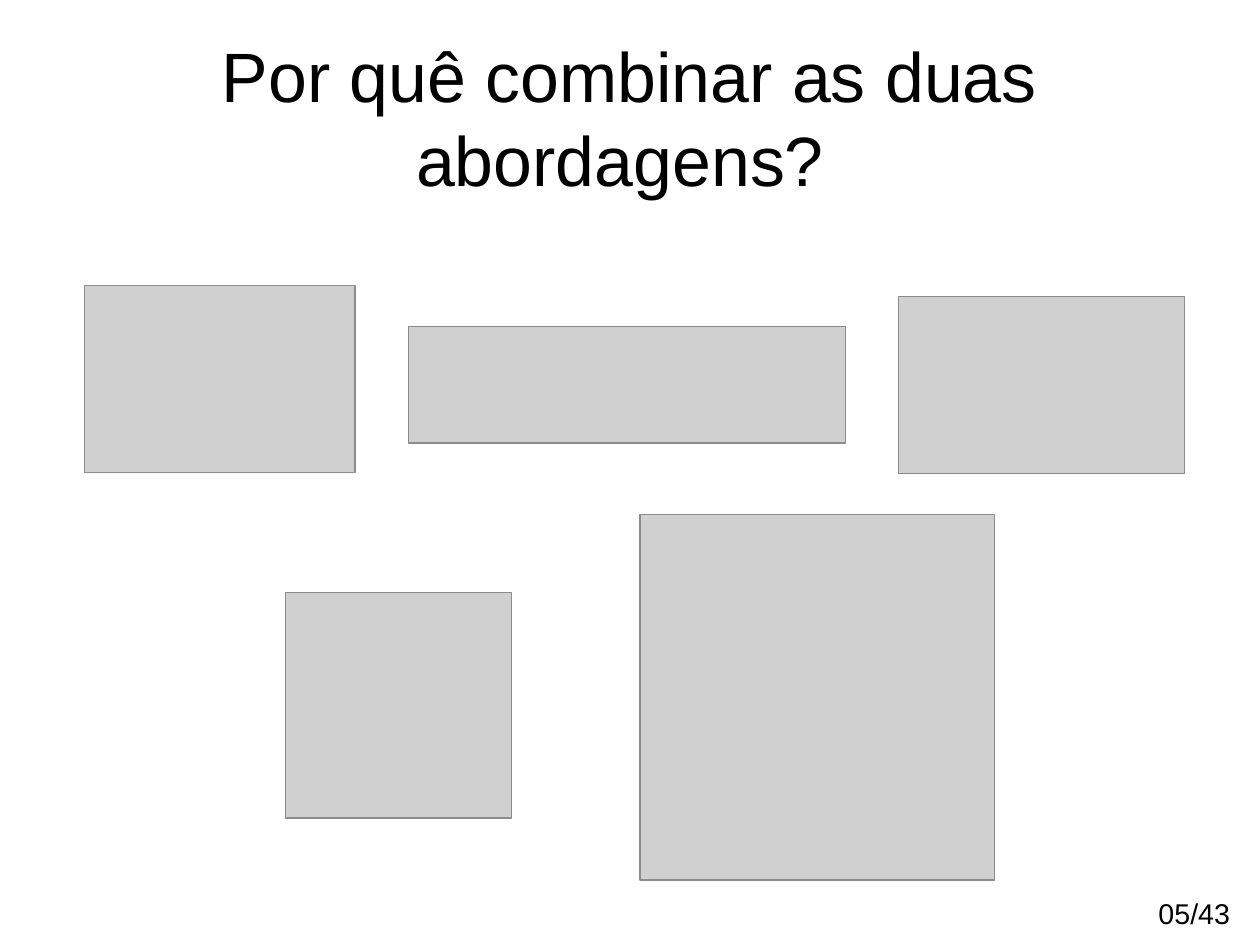
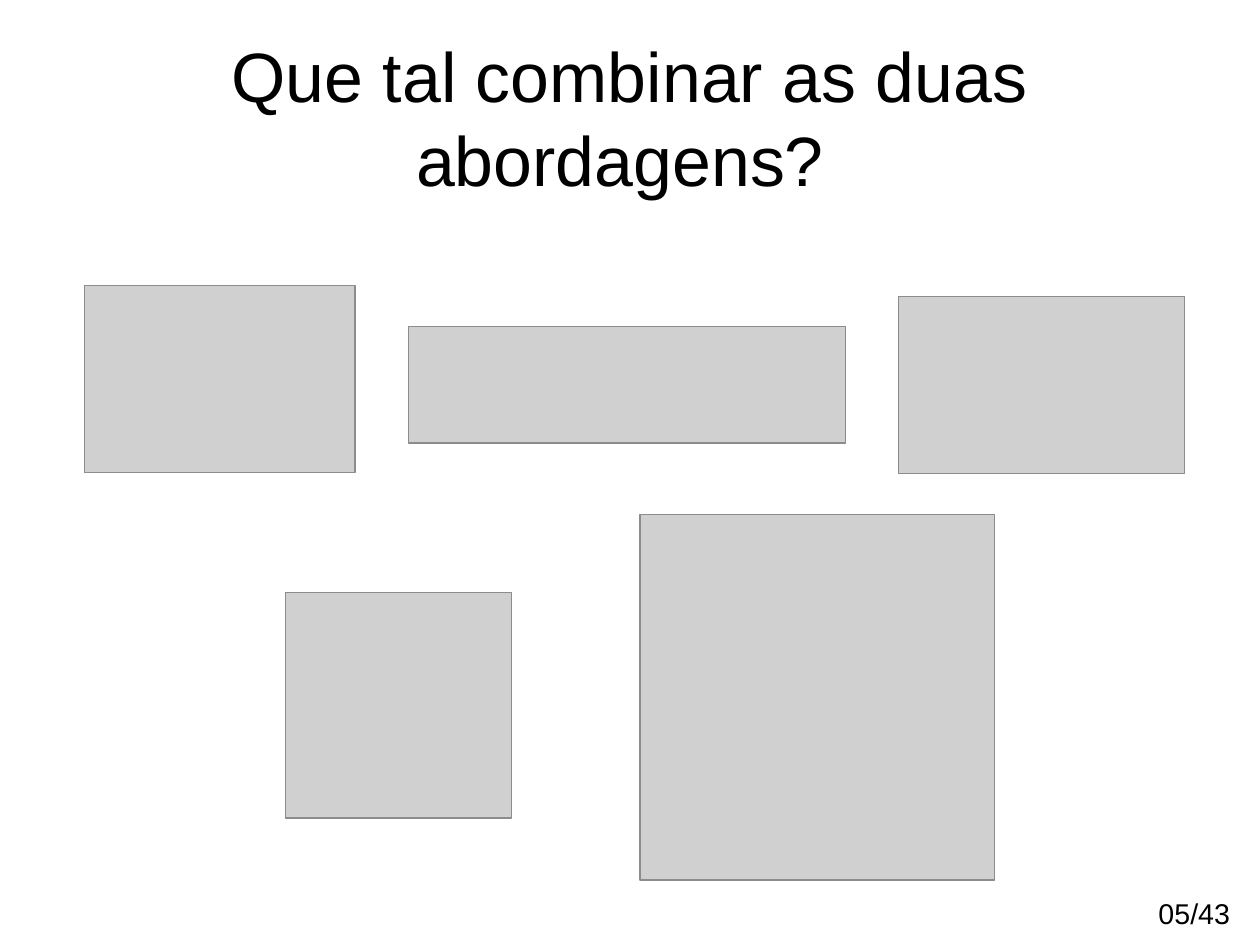
Before and after one commit to andremm/typedlua, a slide deck: slide 5 of doc/slides/sfdcwb2014.odp. Drawn at 1260x945 pixels with LibreOffice and Linux fonts; fonts in the diff are those of the drawing; grey boxes stand for pictures. Boxes give left, top, right and bottom in pixels: in the first picture for what was removed or moved away, otherwise in the second. Text is boxed around its words. In the diff, an @@ line names an element or a change of style, - is before the commit and + after.

```diff
--- a/doc/slides/sfdcwb2014.odp
+++ b/doc/slides/sfdcwb2014.odp
@@ title at (232, 51, 1027, 199): text changed @@
-Por quê combinar as duas abordagens?
+Que tal combinar as duas abordagens?
```
Also in this commit, not shown: 4 other slides changed, 1 slide added, 1 slide removed, 1 other file.
